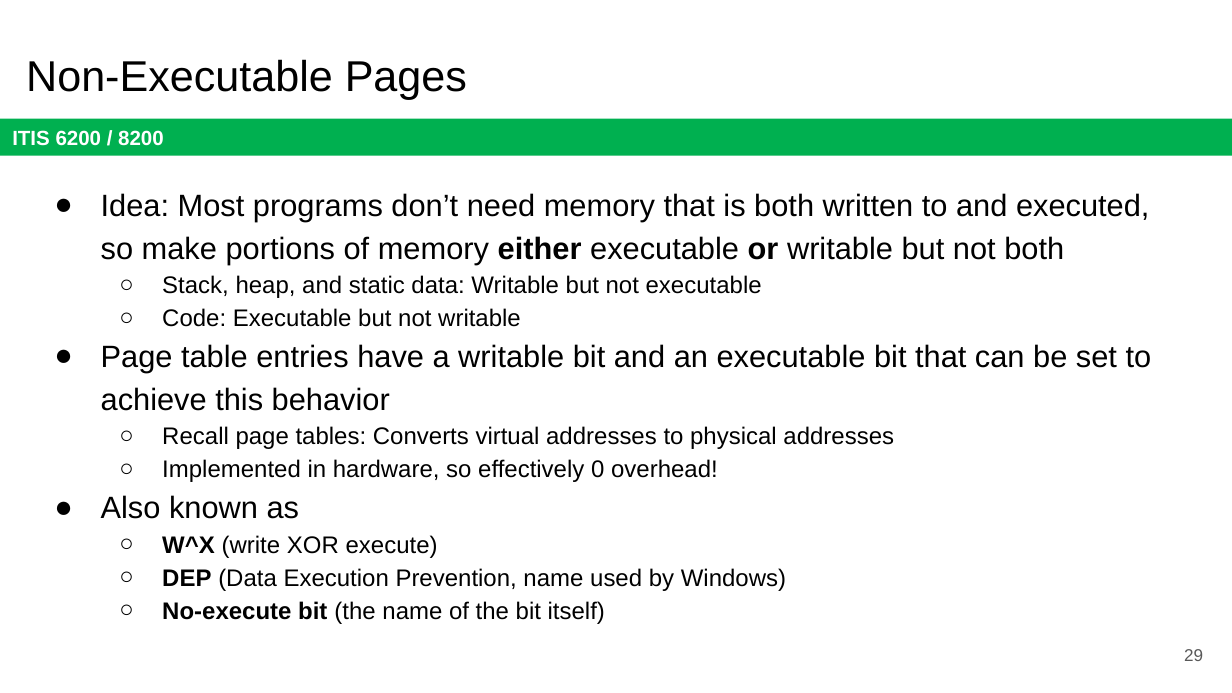
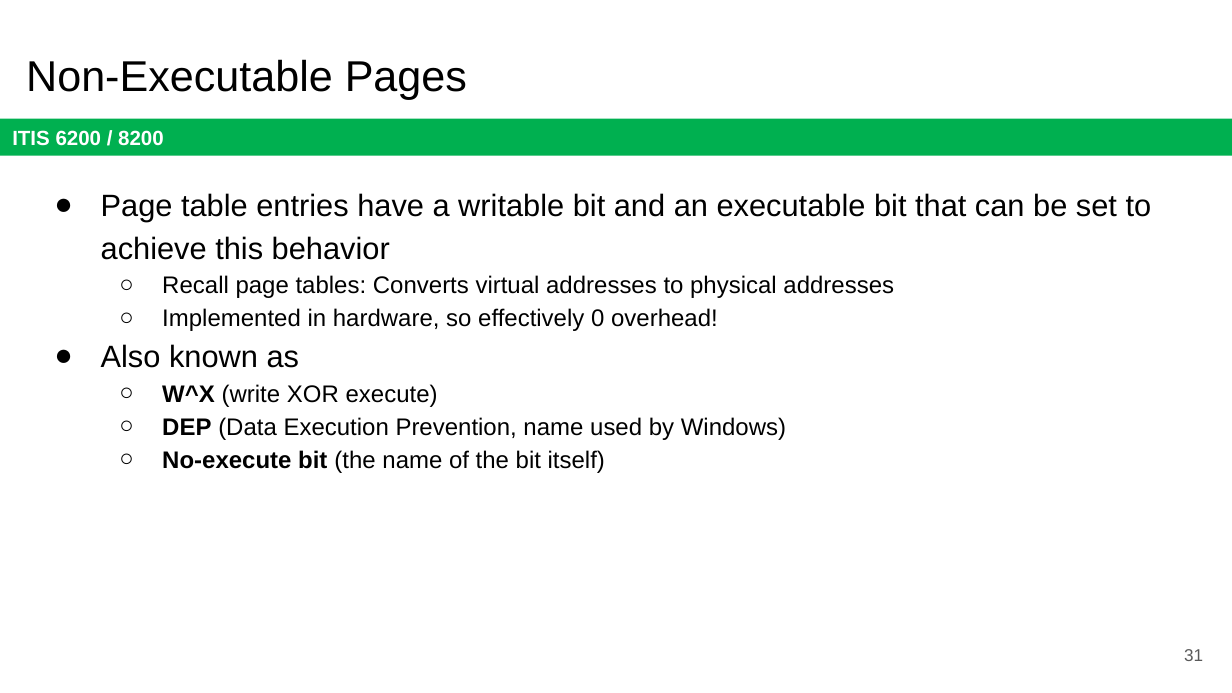
Before and after one commit to jx5c/github.io, a slide deck: slide 31 of teaching/ITIS6200/2023fa/lectures/lec21.Mitigating Memory Safety Vulnerabilities.pptx (slide 29 before the commit). Drawn at 1232x693 pixels with LibreOffice and Linux fonts; fonts in the diff are those of the drawing. Boxes give left, top, right and bottom in pixels: in the first picture for what was removed or moved away, otherwise in the second. Text is boxed around its words. In the diff, an @@ line names an element or a change of style, - is before the commit and + after.

```diff
--- a/teaching/ITIS6200/2023fa/lectures/lec21.Mitigating Memory Safety Vulnerabilities.pptx
+++ b/teaching/ITIS6200/2023fa/lectures/lec21.Mitigating Memory Safety Vulnerabilities.pptx
@@ text at box(101, 193, 1149, 327): paragraphs removed @@
-● Idea: Most programs don’t need memory that is both written to and executed, so make portions of memory either executable or writable but not both
-  ○ Stack, heap, and static data: Writable but not executable
-  ○ Code: Executable but not writable
@@ page number at box(1184, 649, 1203, 661): text changed @@
-29
+31
```
Also in this commit, not shown: 7 other slides changed, 2 slides added, 1 slide removed, 2 other files.
